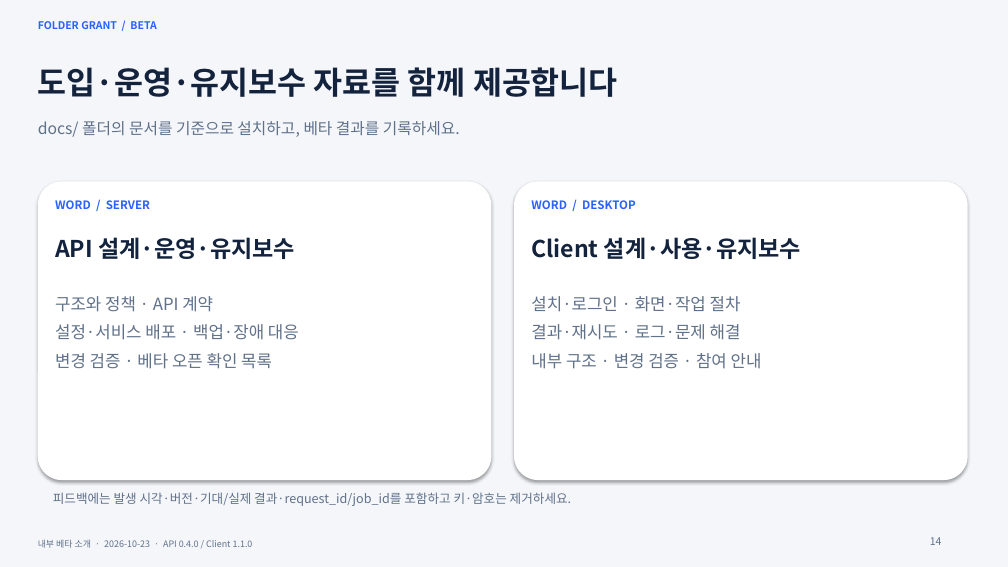
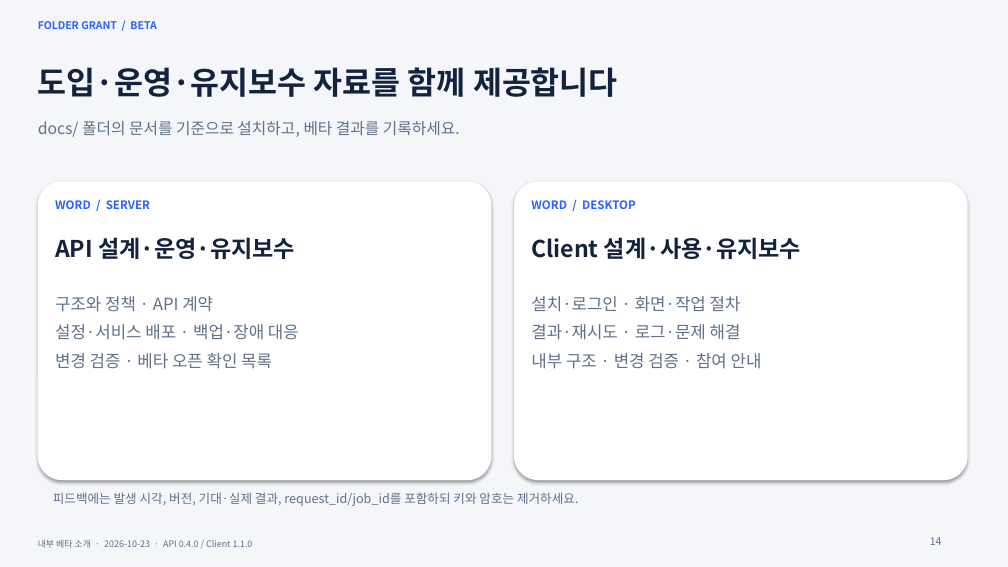
Before and after one commit to Corggi-Kim/Folder-Grant-Tool, a slide deck: slide 14 of docs/Folder_Grant_프로그램_소개서_Beta.pptx. Drawn at 1008x567 pixels with LibreOffice and Linux fonts; fonts in the diff are those of the drawing. Boxes give left, top, right and bottom in pixels: in the first picture for what was removed or moved away, otherwise in the second. Text is boxed around its words. In the diff, an @@ line names an element or a change of style, - is before the commit and + after.

```diff
--- a/docs/Folder_Grant_프로그램_소개서_Beta.pptx
+++ b/docs/Folder_Grant_프로그램_소개서_Beta.pptx
@@ text at box(53, 492, 579, 506): text changed @@
-피드백에는 발생 시각·버전·기대/실제 결과·request_id/job_id를 포함하고 키·암호는 제거하세요.
+피드백에는 발생 시각, 버전, 기대·실제 결과, request_id/job_id를 포함하되 키와 암호는 제거하세요.
```
Also in this commit, not shown: 13 other slides changed, 2 other files.
